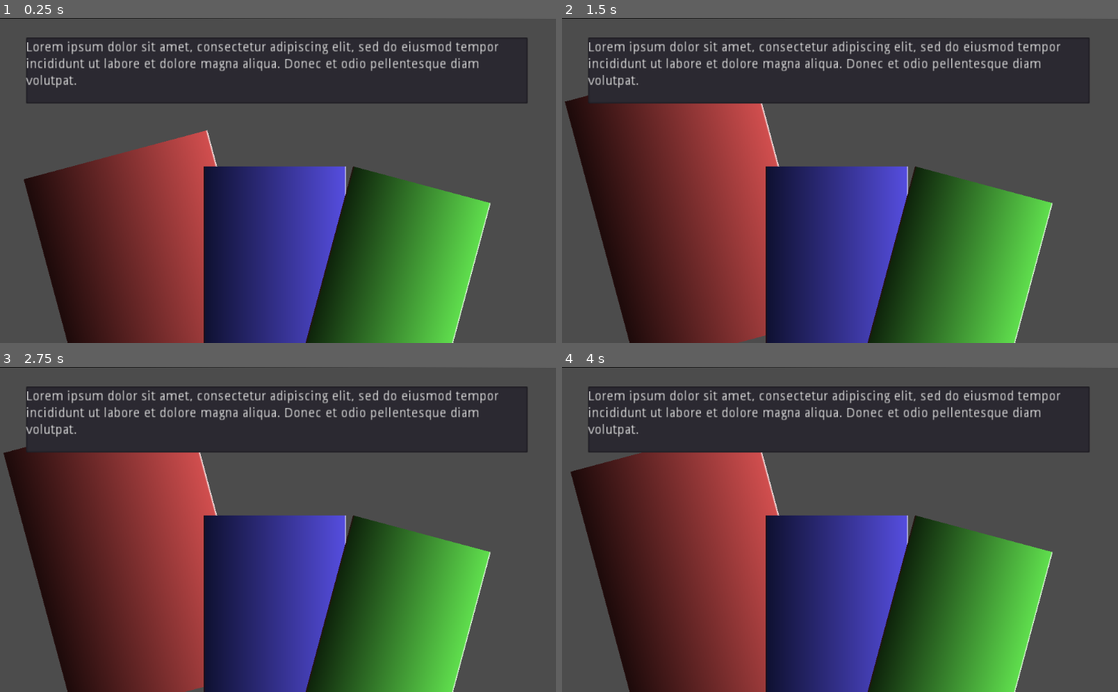
Above: before the commit, frames 1-4 (two rows, left to right).
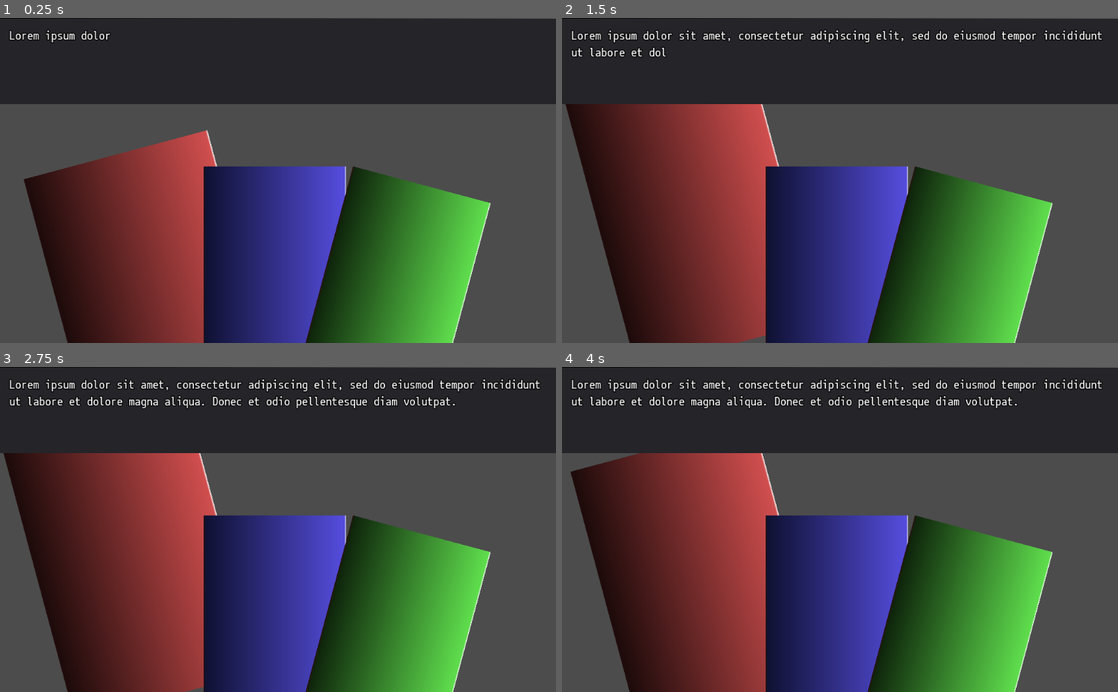
Above: after the commit, the same moments.

Repository: TomeSprout/slice-of-dice
Game: Godot game, scene res://src/stages/Level1.tscn
The game is run twice, just before and just after one commit, with the same random seed, the same clock (stepped at 60 frames per second) and the same inputs.
Inputs (mouse positions are in pixels of both pictures, inside the frame that each line leads up to):
- Up to frame 1 (0.25 s): no input
- Up to frame 2 (1.5 s): move the mouse to (712, 287) at 0.52 s; hold Up (ui_up) 0.53-1.28 s; move the mouse to (728, 196) at 1.27 s; hold Down (ui_down) from 1.28 s (still down)
- Up to frame 3 (2.75 s): move the mouse to (333, 458) at 2.02 s; release Down (ui_down) at 2.03 s; hold Up (ui_up) from 2.03 s (still down)
- Up to frame 4 (4 s): move the mouse to (812, 594) at 2.77 s; move the mouse to (1006, 578) at 3.52 s; release Up (ui_up) at 3.53 s; hold Down (ui_down) from 3.53 s (still down)

The runs differ from the first frame. In frame 1, 10% of the frame differs, in the area x 0-100%, y 0-27%; in frame 2, 11%; in frame 3, 12%; in frame 4, 12%.

Commit message:
Add text-display, rename deck dir

Diff:
--- a/src/deck/hand_card1.tscn
+++ b/src/cards/hand_card1.tscn
@@ -1,6 +1,6 @@
 [gd_scene load_steps=7 format=2]
 
-[ext_resource path="res://src/deck/hand_card1.gd" type="Script" id=1]
+[ext_resource path="res://src/cards/hand_card1.gd" type="Script" id=1]
 
 [sub_resource type="Gradient" id=3]
 offsets = PoolRealArray( 0, 0.00512821, 0.989744, 1 )
--- /dev/null
+++ b/src/font/Font_SudoVariable.tres
@@ -0,0 +1,10 @@
+[gd_resource type="DynamicFont" load_steps=2 format=2]
+
+[ext_resource path="res://src/font/SudoVariable.ttf" type="DynamicFontData" id=1]
+
+[resource]
+size = 26
+outline_size = 2
+outline_color = Color( 0.0627451, 0.0627451, 0.0627451, 1 )
+use_filter = true
+font_data = ExtResource( 1 )
--- a/src/gamepath_text/text_store.gd
+++ /dev/null
@@ -1,11 +0,0 @@
-extends Node
-
-
-# Called when the node enters the scene tree for the first time.
-func _ready() -> void:
-	pass # Replace with function body.
-
-
-# Called every frame. 'delta' is the elapsed time since the previous frame.
-#func _process(delta: float) -> void:
-#	pass
--- a/src/stages/Level1.tscn
+++ b/src/stages/Level1.tscn
@@ -1,9 +1,9 @@
 [gd_scene load_steps=7 format=2]
 
-[ext_resource path="res://src/deck/hand_card1.tscn" type="PackedScene" id=1]
-[ext_resource path="res://src/deck/hand_card3.tscn" type="PackedScene" id=2]
-[ext_resource path="res://src/deck/hand_card2.tscn" type="PackedScene" id=3]
-[ext_resource path="res://src/text_box/text_display.tscn" type="PackedScene" id=4]
+[ext_resource path="res://src/cards/hand_card1.tscn" type="PackedScene" id=1]
+[ext_resource path="res://src/cards/hand_card3.tscn" type="PackedScene" id=2]
+[ext_resource path="res://src/cards/hand_card2.tscn" type="PackedScene" id=3]
+[ext_resource path="res://src/text_box/textbox_display.tscn" type="PackedScene" id=4]
 
 [sub_resource type="Gradient" id=1]
 colors = PoolColorArray( 0, 0, 0, 1, 0.460938, 0.460938, 0.460938, 1 )
@@ -27,16 +27,18 @@
 [node name="Hand_Card3" parent="Hand Display" instance=ExtResource( 2 )]
 position = Vector2( 727, 494 )
 rotation = 0.261799
-scale = Vector2( 1, 1 )
 
-[node name="Text Display" type="Node2D" parent="."]
+[node name="Node2D" parent="." instance=ExtResource( 4 )]
 
-[node name="TextEdit" parent="Text Display" instance=ExtResource( 4 )]
-margin_left = 48.0
-margin_top = 36.0
-margin_right = 598.0
-margin_bottom = 107.0
-rect_scale = Vector2( 1.68, 1.72 )
+[node name="Panel" parent="Node2D" index="0"]
+margin_right = 1024.0
+margin_bottom = 159.0
+
+[node name="Label" parent="Node2D/Panel" index="0"]
+margin_left = 17.0
+margin_top = 17.0
+margin_right = 1008.0
+margin_bottom = 144.0
 
 [node name="Background" type="TextureRect" parent="."]
 margin_right = 1124.0
@@ -44,3 +46,4 @@
 texture = SubResource( 2 )
 
 [editable path="Hand Display/Hand_Card1"]
+[editable path="Node2D"]
--- /dev/null
+++ b/src/text_box/Text_Label.gd
@@ -0,0 +1,39 @@
+# Code Order
+#
+# tool
+# class_name
+# extends
+# docstring
+#
+# signals
+# enums
+# constants
+# exported variables
+# private variables
+# onready variables
+#
+# optional built-in virtual _init method
+# built-in virtual _ready method
+# remaining built-in virtual methods
+# public methods
+# private methods
+
+
+extends Label
+
+var drawTextSpeed: int = 0
+var drawTextLimit: int = 1000
+
+func _ready() -> void:
+	pass
+
+
+func _process(delta: float) -> void:
+	show_text_scroll()
+
+
+func show_text_scroll() -> void:
+	if drawTextSpeed < drawTextLimit:
+		drawTextSpeed += 1
+		self.visible_characters = drawTextSpeed
+#		yield(get_tree().create_timer(1000.0), "timeout")
--- a/src/text_box/text_display.tscn
+++ b/src/text_box/text_display.tscn
@@ -1,7 +1,26 @@
-[gd_scene format=2]
+[gd_scene load_steps=4 format=2]
 
-[node name="TextEdit" type="TextEdit"]
-margin_right = 412.0
-margin_bottom = 65.0
-text = "Lorem ipsum dolor sit amet, consectetur adipiscing elit, sed do eiusmod tempor incididunt ut labore et dolore magna aliqua. Donec et odio pellentesque diam volutpat."
-wrap_enabled = true
+[ext_resource path="res://src/font/Font_SudoVariable.tres" type="DynamicFont" id=1]
+[ext_resource path="res://src/font/Monoid-Regular.ttf" type="DynamicFontData" id=2]
+
+[sub_resource type="DynamicFont" id=1]
+font_data = ExtResource( 2 )
+
+[node name="Panel" type="Panel"]
+margin_right = 77.0
+margin_bottom = 77.0
+rect_scale = Vector2( 11.3366, 1.08289 )
+
+[node name="Label" type="Label" parent="."]
+margin_right = 77.0
+margin_bottom = 47.0
+size_flags_horizontal = 0
+custom_fonts/font = ExtResource( 1 )
+text = "ffff"
+
+[node name="RichTextLabel" type="RichTextLabel" parent="."]
+margin_top = 34.0
+margin_right = 55.0
+margin_bottom = 74.0
+custom_fonts/normal_font = SubResource( 1 )
+text = "Text"
--- /dev/null
+++ b/src/text_box/textbox_display.tscn
@@ -0,0 +1,20 @@
+[gd_scene load_steps=3 format=2]
+
+[ext_resource path="res://src/font/Font_SudoVariable.tres" type="DynamicFont" id=1]
+[ext_resource path="res://src/text_box/Text_Label.gd" type="Script" id=2]
+
+[node name="Node2D" type="Node2D"]
+
+[node name="Panel" type="Panel" parent="."]
+margin_right = 647.0
+margin_bottom = 85.0
+
+[node name="Label" type="Label" parent="Panel"]
+margin_left = 6.0
+margin_top = 6.0
+margin_right = 641.0
+margin_bottom = 79.0
+custom_fonts/font = ExtResource( 1 )
+text = "Lorem ipsum dolor sit amet, consectetur adipiscing elit, sed do eiusmod tempor incididunt ut labore et dolore magna aliqua. Donec et odio pellentesque diam volutpat."
+autowrap = true
+script = ExtResource( 2 )
Renamed: src/deck/card_hover.gd -> src/cards/card_hover.gd
Renamed: src/deck/hand_card1.gd -> src/cards/hand_card1.gd
Renamed: src/deck/hand_card2.tscn -> src/cards/hand_card2.tscn
Renamed: src/deck/hand_card3.tscn -> src/cards/hand_card3.tscn
Binary file added: src/font/Monoid-Regular.ttf
Binary file added: src/font/SudoVariable.ttf
